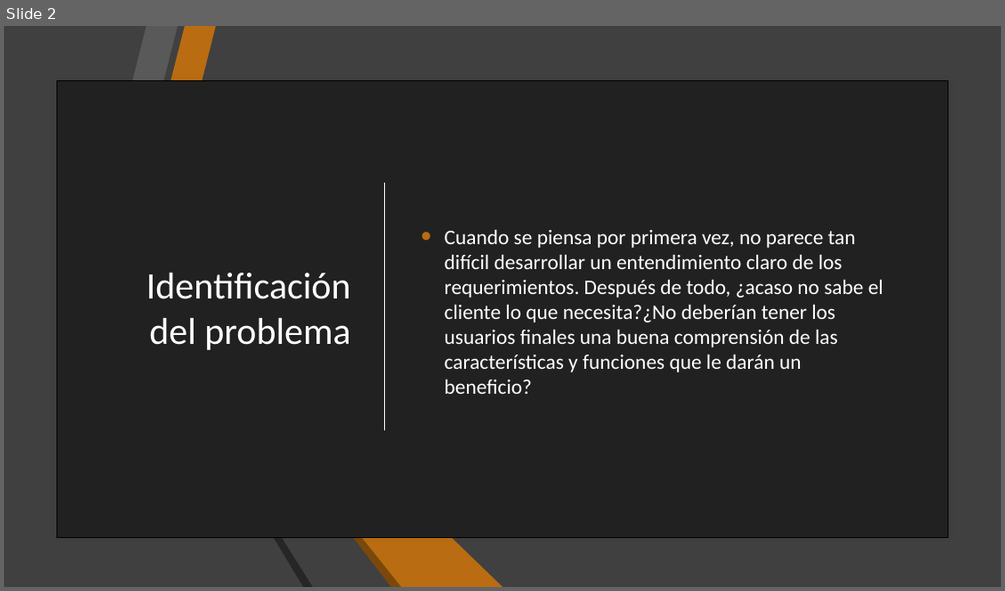
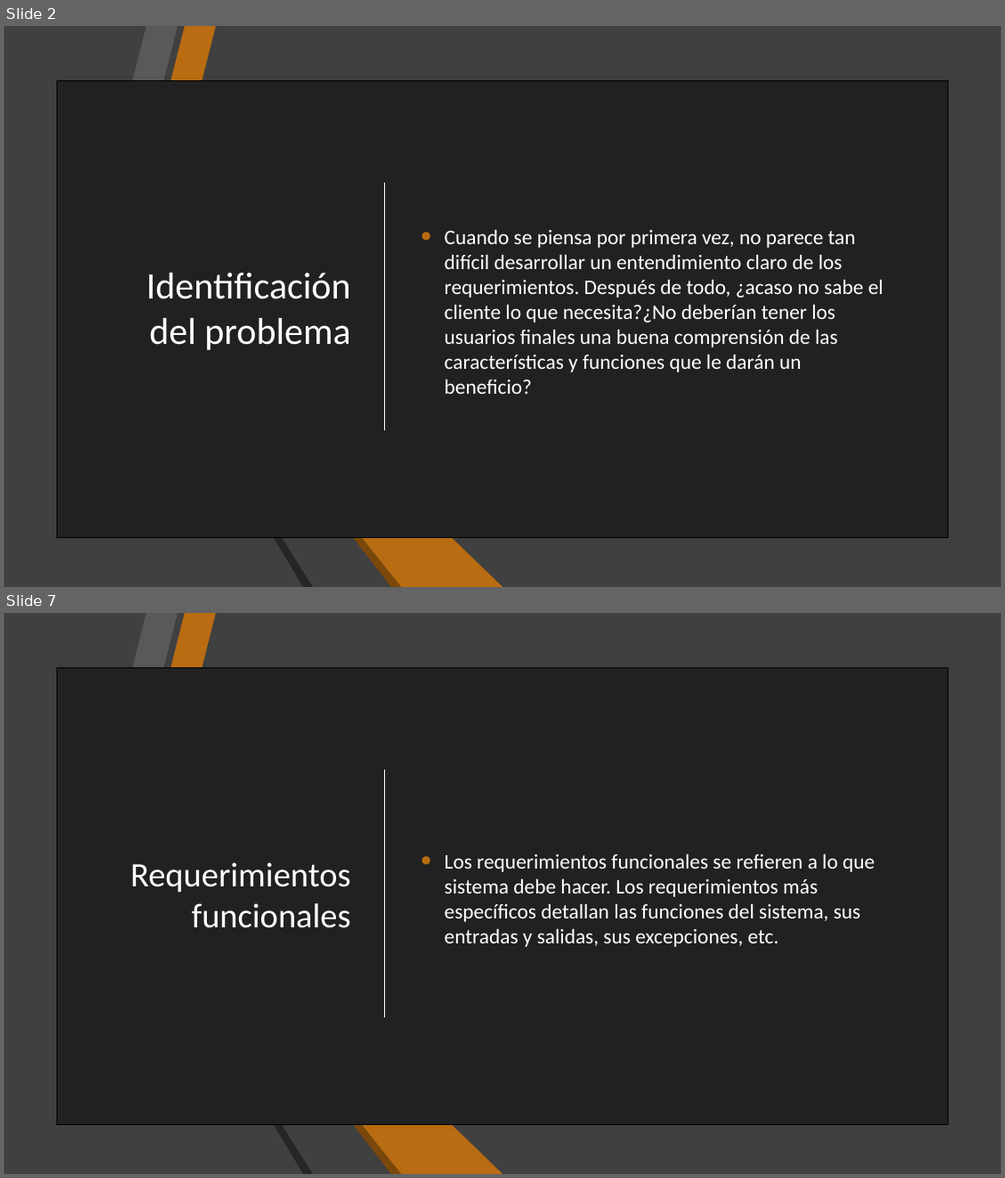
Before and after one commit to AryShared/SystemAnalysis, a slide deck: 2-1 Analisis de los requerimientos del sistema.pptx. Shown one above the other, each under a label of ours: slide 2 before the commit, slides 2 and 7 after it; the slides between them are not shown. The pictures are 1005x591 and 1005x1178 pixels, drawn with LibreOffice and Linux fonts; fonts in the diff are those of the drawing. Boxes give left, top, right and bottom in pixels: in the first picture for what was removed or moved away, otherwise in the second. Text is boxed around its words. In the diff, an @@ line names an element or a change of style, - is before the commit and + after.

```diff
--- a/2-1 Analisis de los requerimientos del sistema.pptx
+++ b/2-1 Analisis de los requerimientos del sistema.pptx
@@ slide 7 added at <box>4,613,1001,1174</box>, background #212121; not listed: 6 template elements that a slide beside it also shows @@
@@ rectangle added at <box>4,613,1001,1174</box>, fill #404040 @@
@@ rectangle added at <box>57,667,947,1124</box>, fill #212121, outline #000000 0.25 pt @@
@@ line added from (385, 770) to (385, 1017), #FFFFFF 1.25 pt @@
@@ group added at <box>93,613,503,1174</box>: 6 freeform shapes @@
@@ title added at <box>130,862,351,928</box>, 33 pt, text #FFFFFF @@
+Requerimientos funcionales
@@ text added at <box>445,853,874,947</box>, 20 pt, text #FFFFFF @@
+• Los requerimientos funcionales se refieren a lo que sistema debe hacer. Los requerimientos más específicos detallan las funciones del sistema, sus entradas y salidas, sus excepciones, etc.
```
Also in this commit, not shown: 4 slides changed, 8 other slides added, 1 slide removed, 6 other files.
